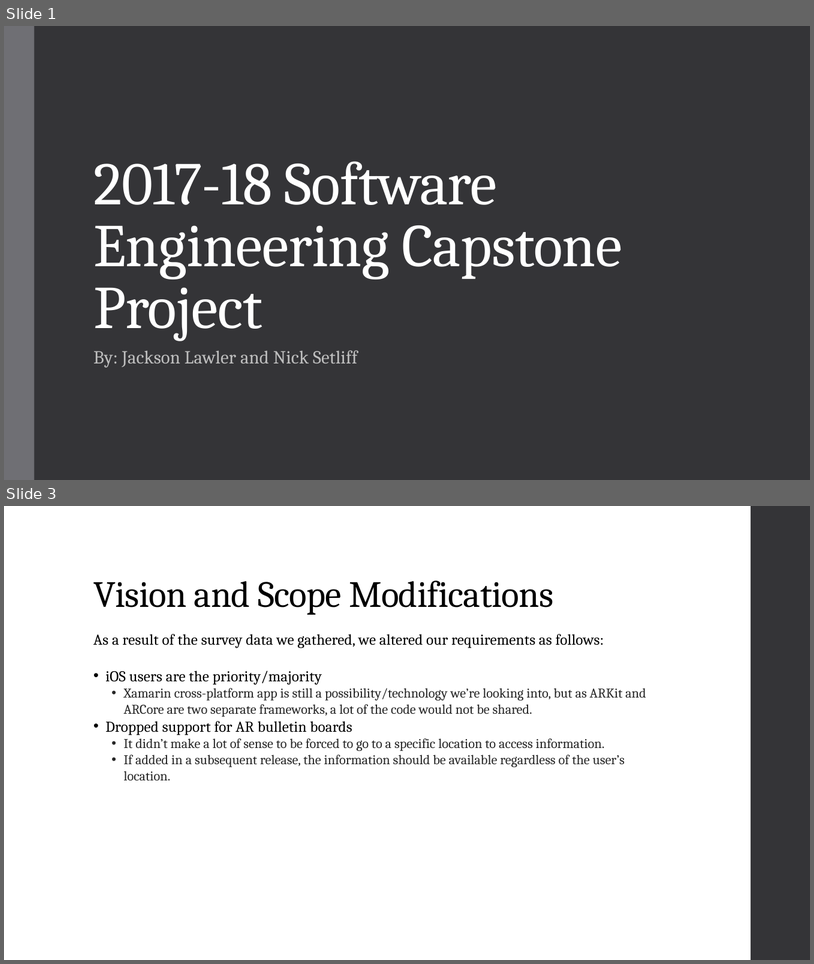
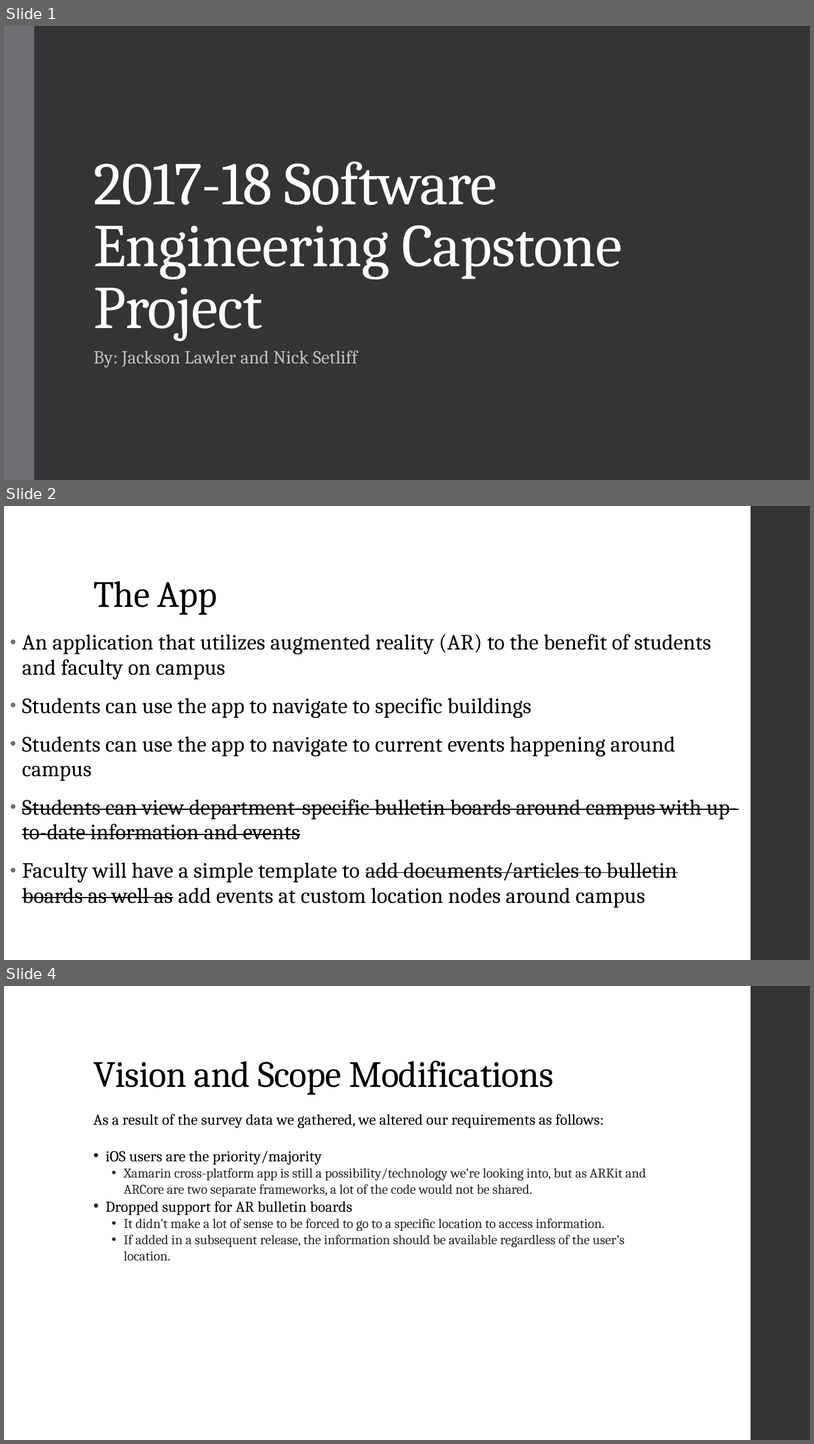
Before and after one commit to NickSet/swe-capstone, a slide deck: presentation.pptx. Shown one above the other, each under a label of ours: slides 1 and 3 before the commit, slides 1, 2 and 4 after it; the slides between them are not shown. The pictures are 814x964 and 814x1444 pixels, drawn with LibreOffice and Linux fonts; fonts in the diff are those of the drawing. Boxes give left, top, right and bottom in pixels: in the first picture for what was removed or moved away, otherwise in the second. Text is boxed around its words. In the diff, an @@ line names an element or a change of style, - is before the commit and + after.

```diff
--- a/presentation.pptx
+++ b/presentation.pptx
@@ slide 2 added at [4, 506, 810, 960], background #FFFFFF; not listed: 1 template element that a slide beside it also shows @@
@@ title added at [93, 581, 218, 615], 44 pt, text #000000 @@
+The App
@@ text added at [22, 634, 737, 907], 26 pt, text #000000 @@
+• An application that utilizes augmented reality (AR) to the benefit of students and faculty on campus
+• Students can use the app to navigate to specific buildings
+• Students can use the app to navigate to current events happening around campus
+• Students can view department-specific bulletin boards around campus with up-to-date information and events
+• Faculty will have a simple template to add documents/articles to bulletin boards as well as add events at custom location nodes around campus
@@ what was slide 3 is now slide 4 @@
```
Also in this commit, not shown: 2 slides changed, 1 other slide added, 1 other file.
